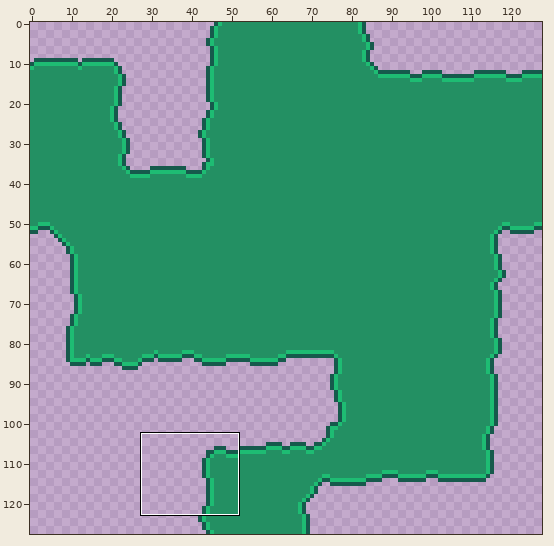
Two states of a pixel-art file, Assets/World_Objects/Ground/forest_ground.ase. The picture above shows the old version from afar; the outline marks the close-up.
Close-up. Before:
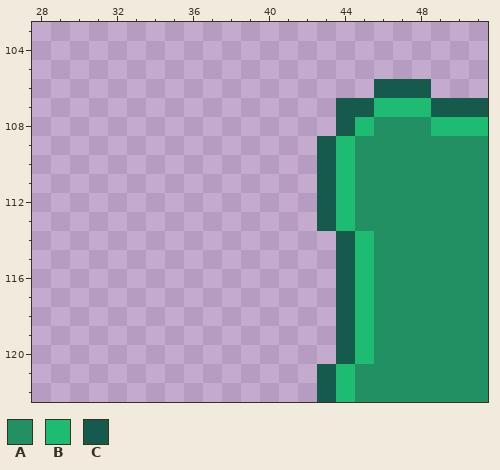
128x128 pixels, 1 frame. Shown: x 28..51, y 103..122. The commit also changed other parts of the picture, which this record leaves out.
Palette (. is transparent): A #239063  B #1ebc73  C #165a4c
Pixels before, first column x 43:
106 ...CCC...
107 .CCBBBCCC
108 .CBAAABBB
109 CBAAAAAAA
110 CBAAAAAAA
111 CBAAAAAAA
112 CBAAAAAAA
113 CBAAAAAAA
114 .CBAAAAAA
115 .CBAAAAAA
116 .CBAAAAAA
117 .CBAAAAAA
118 .CBAAAAAA
119 .CBAAAAAA
120 .CBAAAAAA
121 CBAAAAAAA
122 CBAAAAAAA
The same view after the edit:
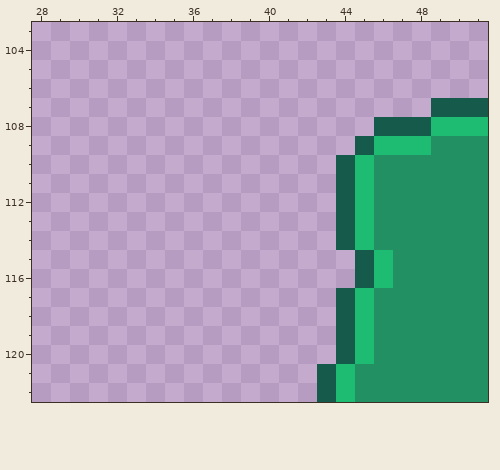
The edit:
y 106: x 46..48 CCC -> ...
y 107: x 44..48 CCBBB -> .....
y 108: x 44..48 CBAAA -> ..CCC
y 109: x 43..48 CBAAAA -> ..CBBB
y 110..113: x 43..45 CBA -> .CB
y 115..116: x 44..46 CBA -> .CB
Boxes around the changes in both close-ups, in picture pixels (x1, y1, x2, y2):
changed: (317, 79, 431, 288)
